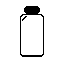
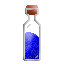
Layered file, before and after one edit (64 x 64). Changes by layer:
renamed "Layer 0" to "Layer 3", opacity 100% → 85%, moved it above "dyes", painted on it over left=20, top=6, right=44, bottom=61
added group "dyes" with 16 layers above "Layer 1" over left=25, top=32, right=39, bottom=59
added layer "blue" in group "dyes" over left=25, top=32, right=39, bottom=59
showed "Layer 1", painted on it over left=21, top=5, right=43, bottom=55
